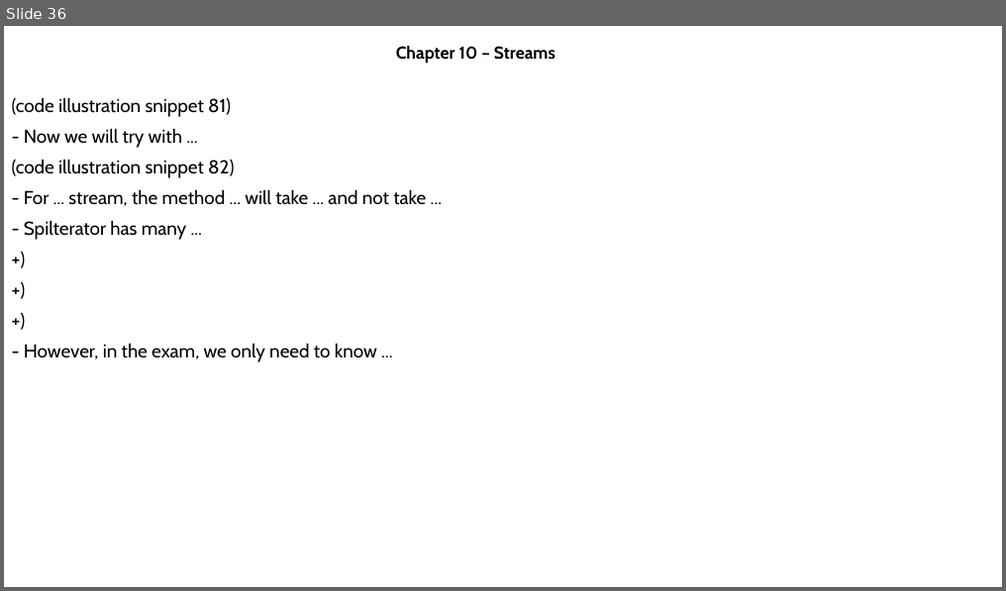
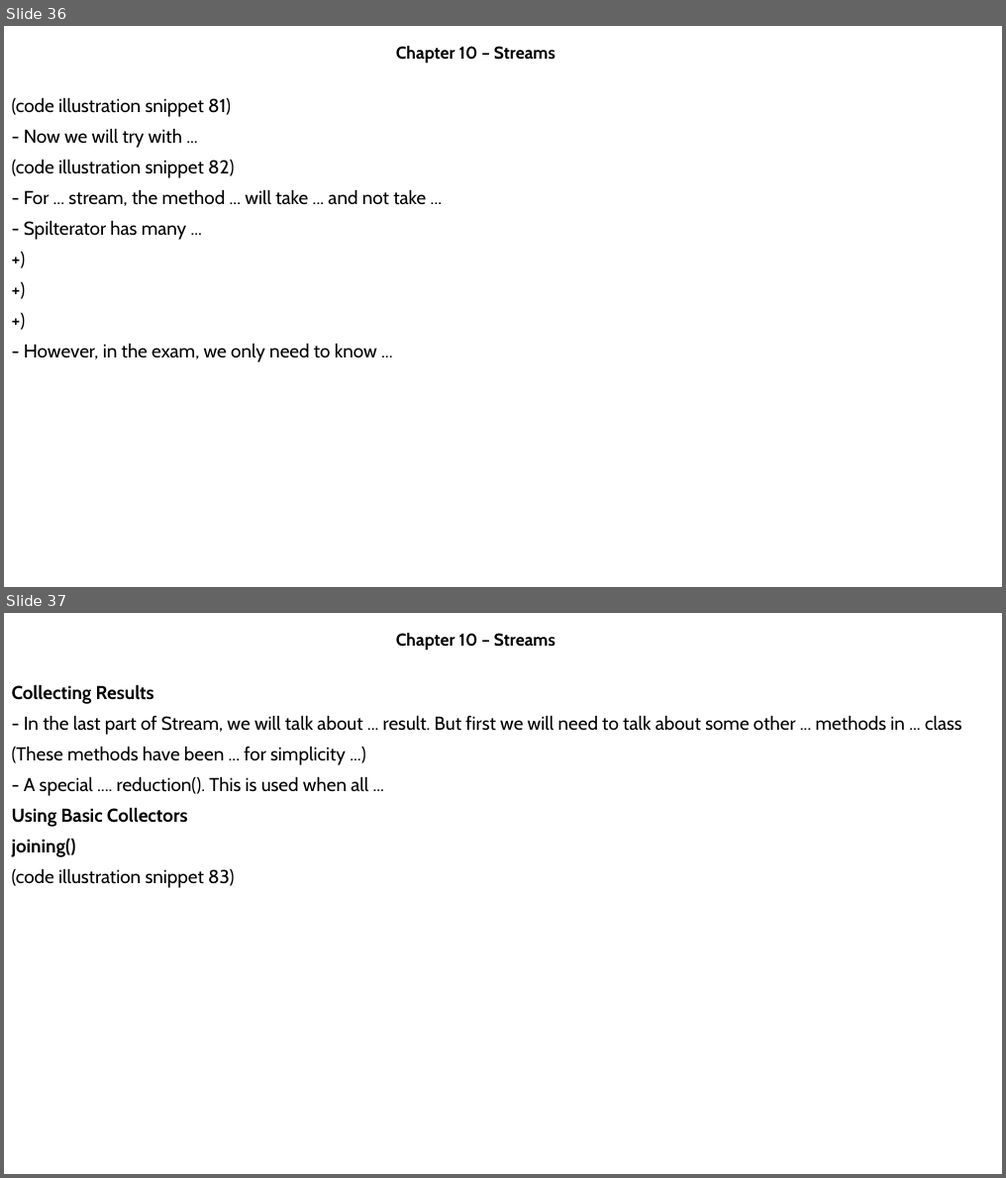
Before and after one commit to MaiDinhVinh/CS-Java, a slide deck: OCP17/Chapter 10 - Streams.pptx. Shown one above the other, each under a label of ours: slide 36 before the commit, slides 36 and 37 after it. The pictures are 1006x591 and 1006x1178 pixels, drawn with LibreOffice and Linux fonts; fonts in the diff are those of the drawing. Boxes give left, top, right and bottom in pixels: in the first picture for what was removed or moved away, otherwise in the second. Text is boxed around its words. In the diff, an @@ line names an element or a change of style, - is before the commit and + after.

```diff
--- a/OCP17/Chapter 10 - Streams.pptx
+++ b/OCP17/Chapter 10 - Streams.pptx
@@ slide 37 added at [4, 613, 1002, 1174], background #FFFFFF @@
@@ subtitle added at [396, 633, 555, 651], 16.6 pt, text #000000, bold @@
+Chapter 10 – Streams
@@ text added at [12, 684, 962, 888], 18 pt, text #000000 @@
+Collecting Results
+- In the last part of Stream, we will talk about ... result. But first we will need to talk about some other ... methods in ... class
+(These methods have been ... for simplicity ...)
+- A special .... reduction(). This is used when all ...
+Using Basic Collectors
+joining()
+(code illustration snippet 83)
```
Also in this commit, not shown: 6 other slides added.
